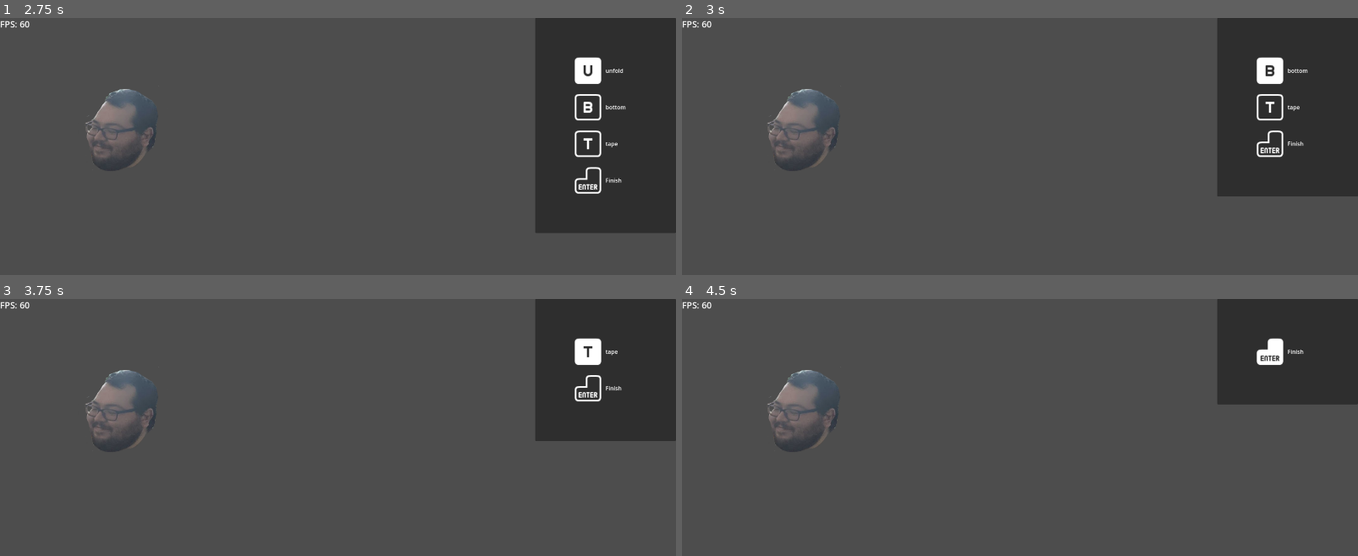
Above: before the commit, frames 1-4 (two rows, left to right).
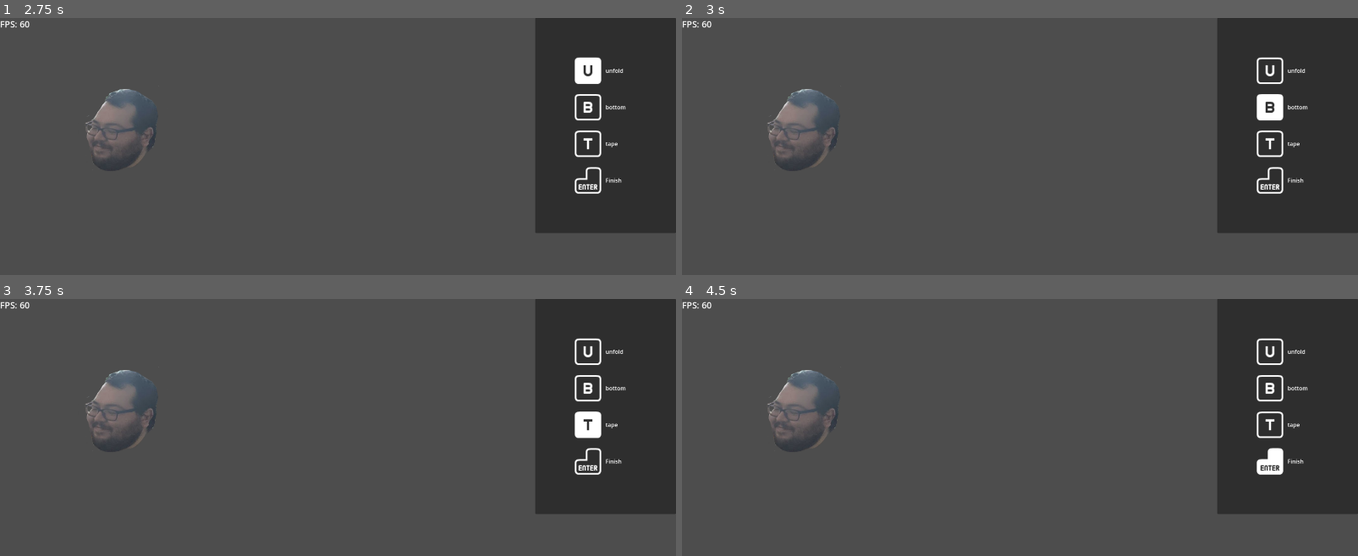
Above: after the commit, the same moments.

Repository: gabeochoa/prime_pressure
Game: Godot game, scene res://scenes/levels/level.tscn
Two runs of this game, one before a commit and one after it. Both use one fixed random seed, a clock stepped at 60 frames per second and the inputs below.
Inputs (mouse positions are in pixels of both pictures, inside the frame that each line leads up to):
- Up to frame 1 (2.75 s): tap Enter at 0.5, 1.35 s; move the mouse to (392, 151) at 0.52 s; tap Z at 0.6 s; click (392, 151) at 0.67 s; move the mouse to (608, 71) at 1.27 s; hold A 1.28-2.03 s; click (608, 71) at 1.42 s; tap Space at 2 s; move the mouse to (608, 107) at 2.02 s; tap F at 2.1 s; click (608, 107) at 2.17 s
- Up to frame 2 (3 s): tap Enter at 2.75 s; move the mouse to (1290, 143) at 2.77 s; tap U at 2.85 s; click (1290, 143) at 2.92 s
- Up to frame 3 (3.75 s): tap Space at 3.5 s; move the mouse to (608, 352) at 3.52 s; hold A from 3.53 s (still down); tap B at 3.6 s; click (608, 352) at 3.67 s
- Up to frame 4 (4.5 s): keep holding A; tap Enter at 4.25 s; tap T at 4.35 s; click (1290, 352) at 4.42 s

Frame 1 is identical in both runs. In frame 2, 4.0% of the frame differs, in the area x 79-100%, y 15-84%; in frame 3, 6.8%; in frame 4, 9.3%.

Commit message:
dont hide completed actions

Diff:
--- a/action_data.gd
+++ b/action_data.gd
@@ -12,7 +12,6 @@
 		.set_name(n)
 		.set_key(k)
 		.set_gamepad(g)
-		.set_is_controller(is_controller)
 		.set_is_active(active)
 	)
 
@@ -43,8 +42,6 @@
 	else:
 		image = get_image_for_key()
 	return image
-
-
 
 func get_image_for_key()-> Texture2D:
 	const prefix = "res://graphics/controls/keyboard_default/"
--- a/action_group.gd
+++ b/action_group.gd
@@ -23,9 +23,13 @@
 	if action_index < actions.size(): return true
 	return children_index < children.size() and children[children_index].has_next()
 
-func for_each(cb: Callable, active_only: bool = false) -> void:
+func for_each(cb: Callable, from_beginning: bool = false, active_only: bool = false) -> void:
 	var _old_action_index = action_index
 	var _old_children_index = children_index
+
+	if from_beginning:
+		action_index = 0
+		children_index = 0
 
 	# this would be a Array[Array[int]] but nested types arent allowed
 	var children_indexes = []
@@ -55,9 +59,11 @@
 		child.children_index= children_indexes[i][1]
 		i+=1
 
+func for_all(cb: Callable) -> void:
+	for_each(cb, true, false)
 
 func for_each_active(cb: Callable) -> void:
-	for_each(cb, true)
+	for_each(cb, false, true)
 
 func get_current_child_action() -> ActionListener:
 	if !children.size(): return ActionListener.get_empty()
--- a/scenes/scripts/sophie.gd
+++ b/scenes/scripts/sophie.gd
@@ -40,9 +40,6 @@
 		.set_active(screen.is_active_action(action))
 	)
 
-	if action.data.hide_label:
-		label.data.hide_label = true
-
 	var wrapper = MarginContainer.new()
 	wrapper.add_child(label)
 	wrapper.add_theme_constant_override("theme_override_constants/margin_left", 100)
@@ -67,11 +64,11 @@
 
 	screen_container.columns = active_screen.num_items_per_row
 
-	active_screen.config.for_each(
+	active_screen.config.for_all(
 		func (action):
 			screen_container.add_child(
 				create_action_button(active_screen, action)
-			)
+			),
 	)
 
 func _process(_delta):
